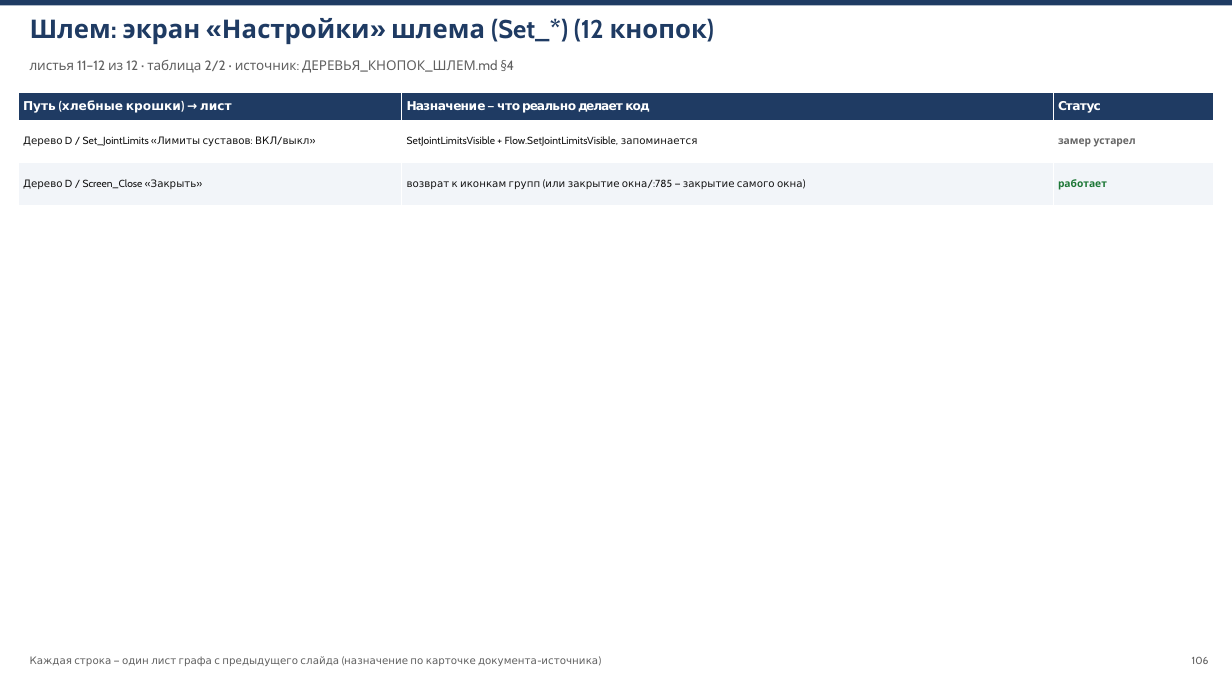
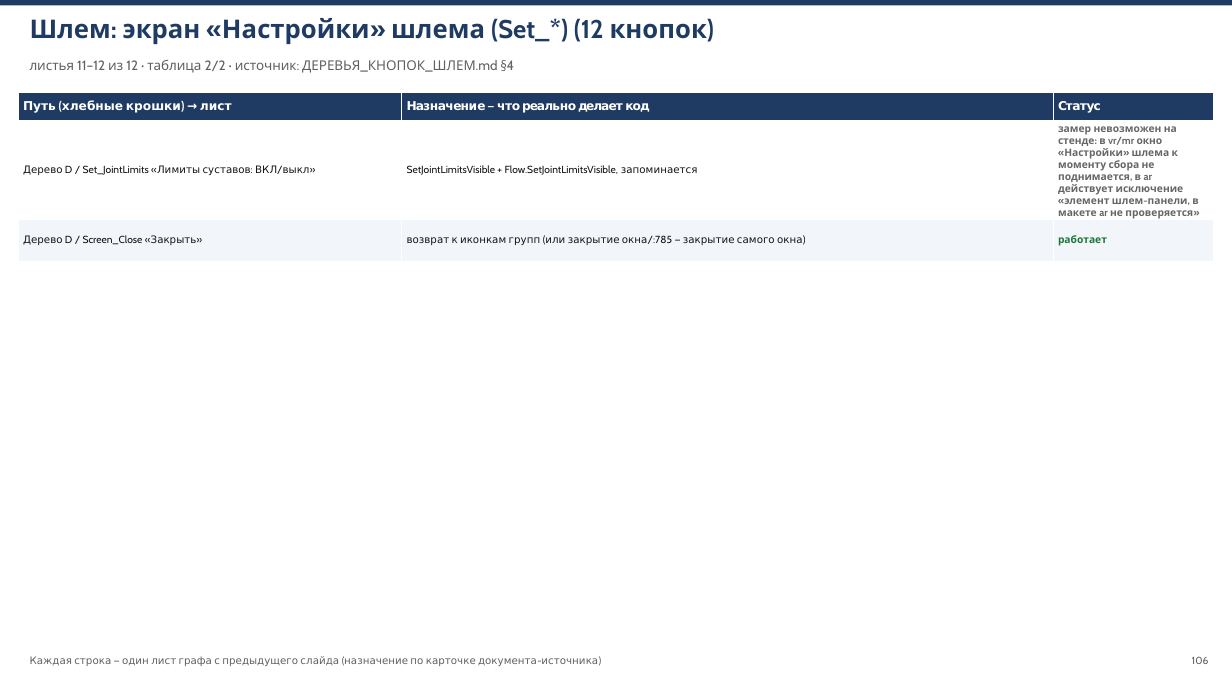
Before and after one commit to V1iktorK/KazistovVv, a slide deck: slide 106 of Docs/КОНСПЕКТ_КНОПОК.pptx. Drawn at 1232x693 pixels with LibreOffice and Linux fonts; fonts in the diff are those of the drawing. Boxes give left, top, right and bottom in pixels: in the first picture for what was removed or moved away, otherwise in the second. Text is boxed around its words. In the diff, an @@ line names an element or a change of style, - is before the commit and + after.

Commit message:
кампания «каждый листочек путеводителя закрыт», волна 4 (документы): 22 листа закрыты (13 замером самопрогона 17.11 — AR 454 элемента/0 провалов, VR+MR 17.11, MR-чистое состояние; 9 тестами), 60 получили честную причину «замер невозможен на стенде» (+1 частично), снято с CSV, осталось 273

```diff
--- a/Docs/КОНСПЕКТ_КНОПОК.pptx
+++ b/Docs/КОНСПЕКТ_КНОПОК.pptx
@@ table at (x1=18, y1=92, x2=1214, y2=250) @@
-row 2, column 3: замер устарел
+row 2, column 3: замер невозможен на стенде: в vr/mr окно «Настройки» шлема к моменту сбора не поднимается, в ar действует исключение «элемент шлем-панели, в макете ar не проверяется»
```
Also in this commit, not shown: 19 other slides changed, 1 other file.
